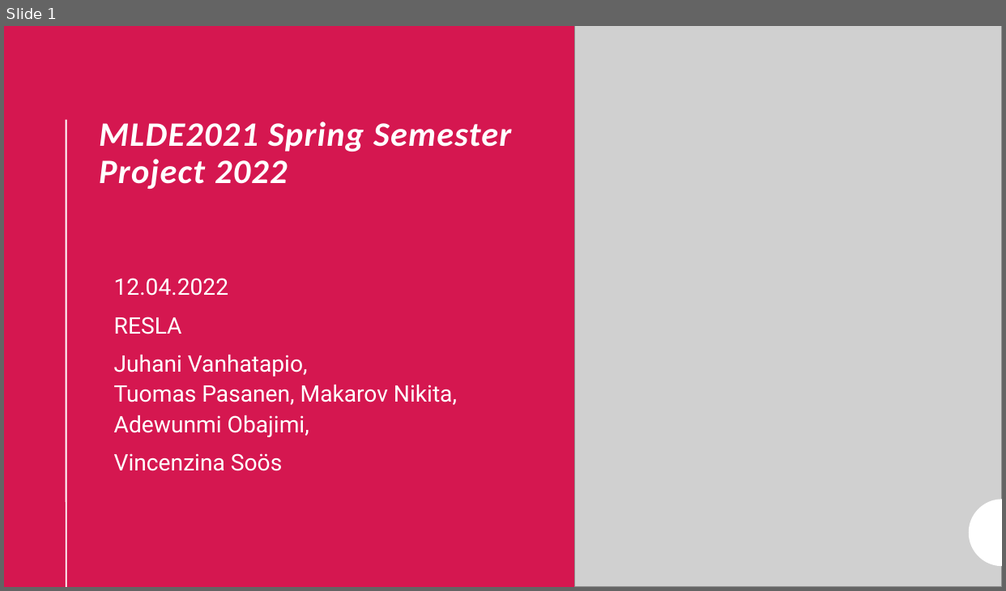
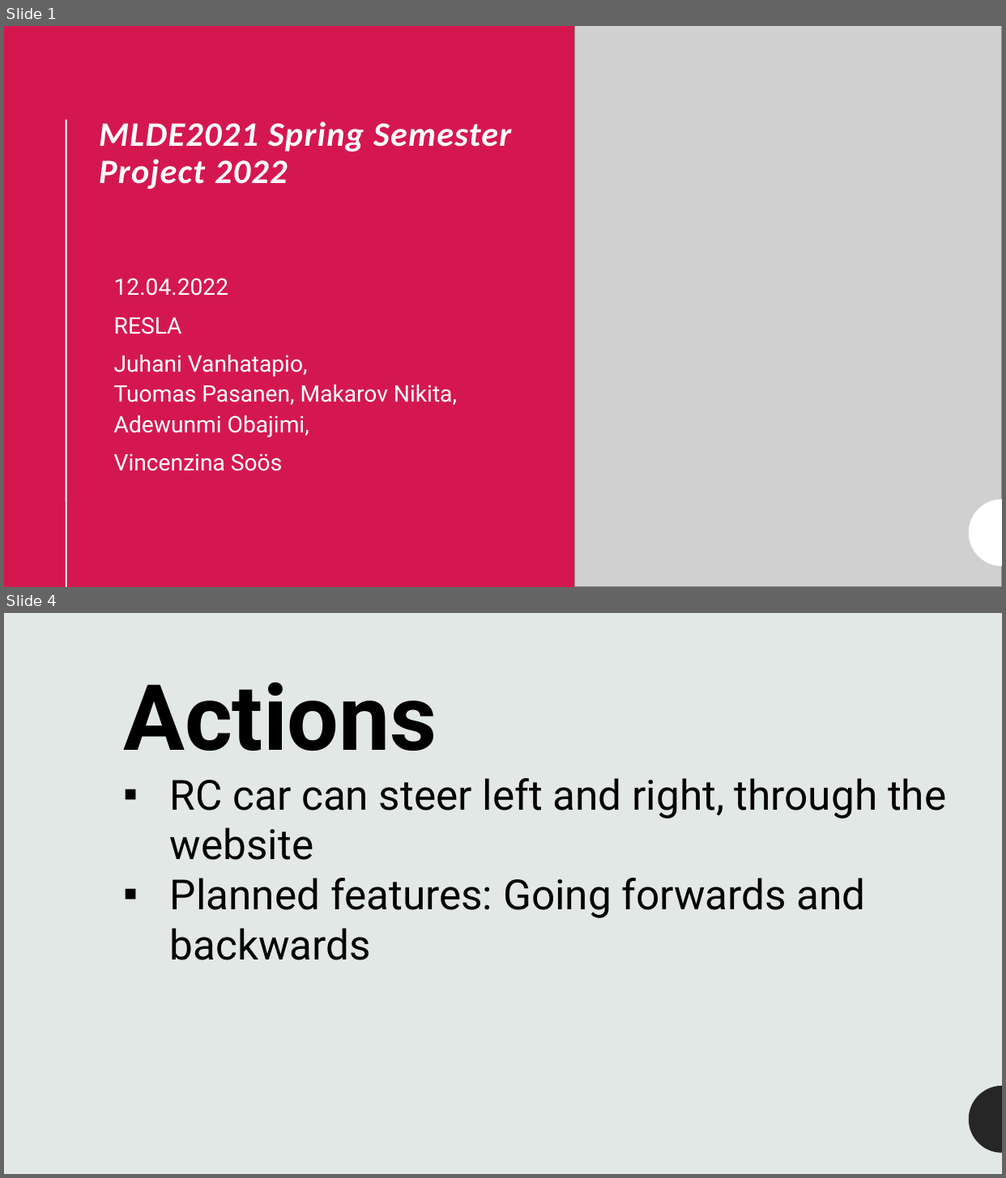
Before and after one commit to Hypnootis/resla, a slide deck: RC Car Presentation.odp. Shown one above the other, each under a label of ours: slide 1 before the commit, slides 1 and 4 after it; the slides between them are not shown. The pictures are 1006x591 and 1006x1178 pixels, drawn with LibreOffice and Linux fonts; fonts in the diff are those of the drawing; grey boxes stand for pictures. Boxes give left, top, right and bottom in pixels: in the first picture for what was removed or moved away, otherwise in the second. Text is boxed around its words. In the diff, an @@ line names an element or a change of style, - is before the commit and + after.

```diff
--- a/RC Car Presentation.odp
+++ b/RC Car Presentation.odp
@@ slide 4 added at box(4, 613, 1002, 1174), background #E2E8E6 @@
@@ text added at box(123, 682, 946, 960), 40 pt, text #000000 @@
+Actions
+▪ RC car can steer left and right, through the website
+▪ Planned features: Going forwards and backwards
@@ freeform shape added at box(969, 1086, 1002, 1153), fill #262626 @@
```
Also in this commit, not shown: 4 slides changed, 1 other slide added, 3 slides removed.
